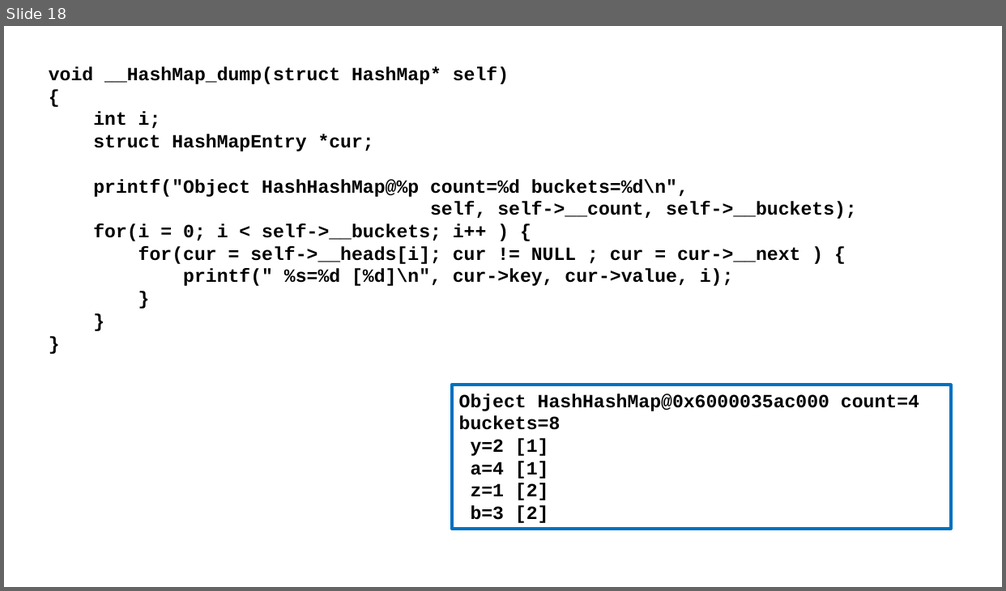
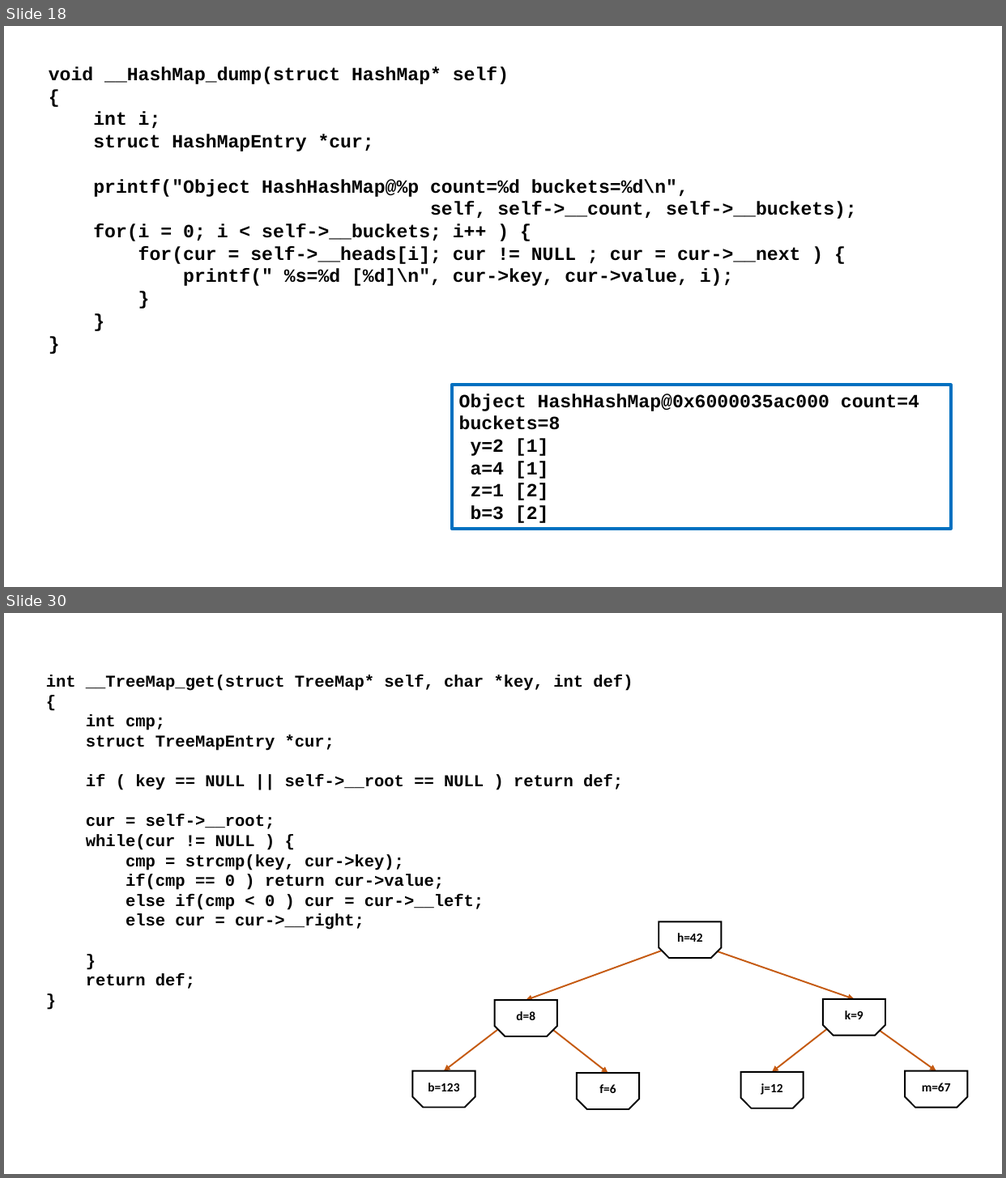
Before and after one commit to csev/cc4e, a slide deck: lectures/CC-05-Trees-Hash.pptx. Shown one above the other, each under a label of ours: slide 18 before the commit, slides 18 and 30 after it; the slides between them are not shown. The pictures are 1006x591 and 1006x1178 pixels, drawn with LibreOffice and Linux fonts; fonts in the diff are those of the drawing. Boxes give left, top, right and bottom in pixels: in the first picture for what was removed or moved away, otherwise in the second. Text is boxed around its words. In the diff, an @@ line names an element or a change of style, - is before the commit and + after.

```diff
--- a/lectures/CC-05-Trees-Hash.pptx
+++ b/lectures/CC-05-Trees-Hash.pptx
@@ slide 30 added at <box>4,613,1002,1174</box>, background #FFFFFF @@
@@ text added at <box>46,675,633,989</box>, 16 pt, text #000000, bold @@
+int __TreeMap_get(struct TreeMap* self, char *key, int def)
+{
+int cmp;
+struct TreeMapEntry *cur;
+if ( key == NULL || self->__root == NULL ) return def;
+cur = self->__root;
+while(cur != NULL ) {
+cmp = strcmp(key, cur->key);
+if(cmp == 0 ) return cur->value;
+else if(cmp < 0 ) cur = cur->__left;
+else cur = cur->__right;
+}
+return def;
+}
@@ group added at <box>413,922,967,1110</box>: 7 snip same rects, 6 arrows @@
+b=123
+j=12
+k=9
+d=8
+f=6
+h=42
+m=67
```
Also in this commit, not shown: 2 slides changed, 14 other slides added, 1 slide removed, 1 other file.
